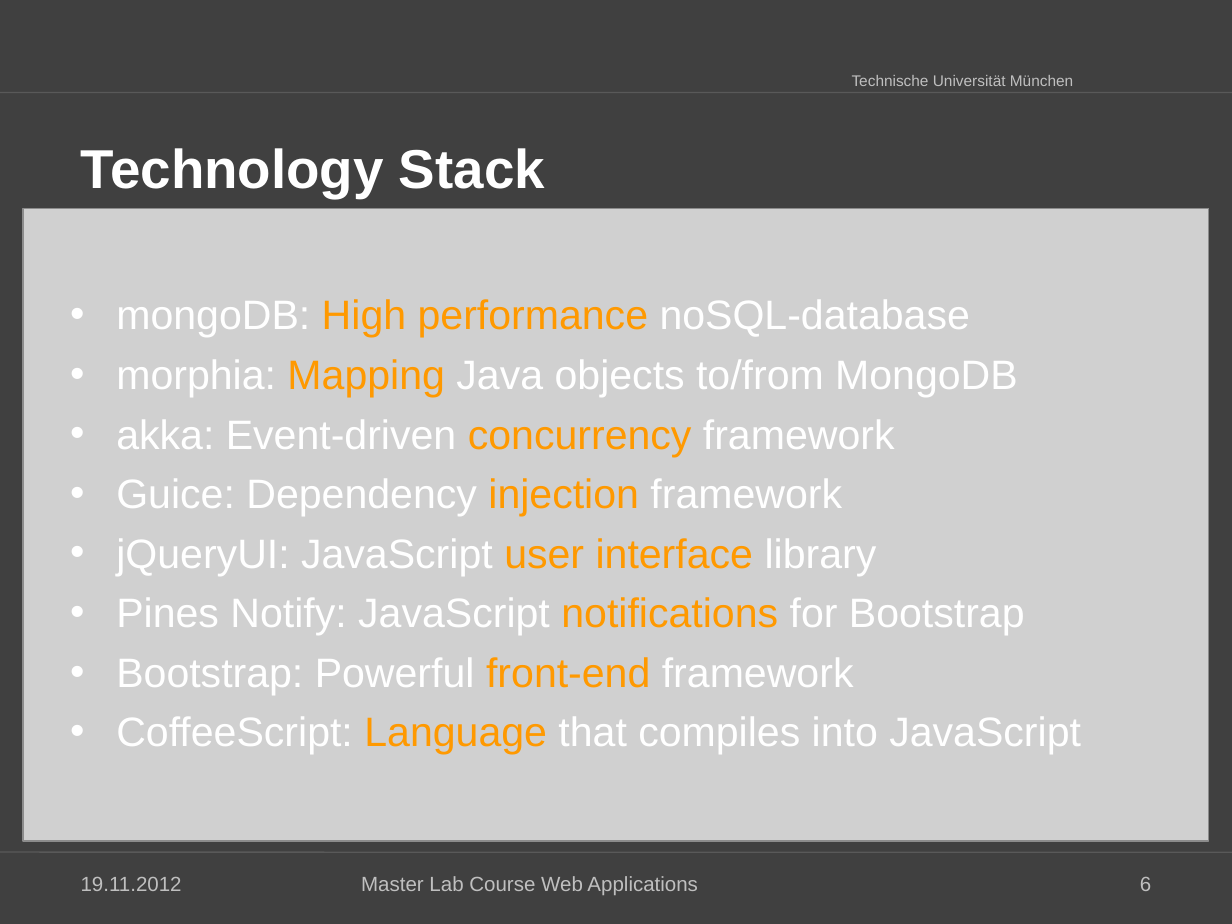
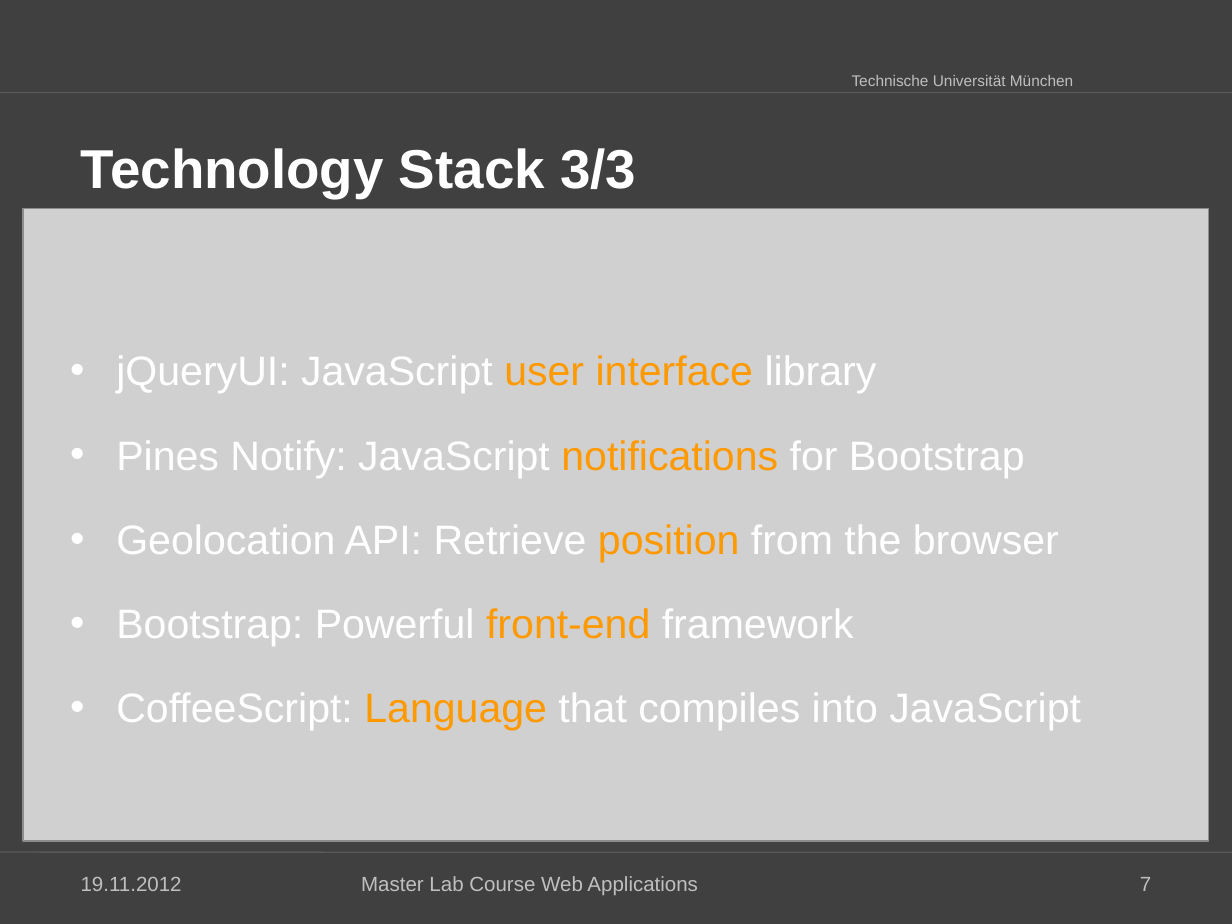
Before and after one commit to kneczaj/pi-puppids, a slide deck: slide 7 of docs/group4_Final_Presentation.ppt (slide 6 before the commit). Drawn at 1232x924 pixels with LibreOffice and Linux fonts; fonts in the diff are those of the drawing; grey boxes stand for pictures; background and template pictures are left out. Boxes give left, top, right and bottom in pixels: in the first picture for what was removed or moved away, otherwise in the second. Text is boxed around its words. In the diff, an @@ line names an element or a change of style, - is before the commit and + after.

```diff
--- a/docs/group4_Final_Presentation.ppt
+++ b/docs/group4_Final_Presentation.ppt
@@ title at box(81, 148, 636, 198): text changed @@
-Technology Stack
+Technology Stack 3/3
@@ text at box(116, 299, 1018, 516): paragraphs removed @@
-• mongoDB: High performance noSQL-database
-• morphia: Mapping Java objects to/from MongoDB
-• akka: Event-driven concurrency framework
-• Guice: Dependency injection framework
@@ text "jQueryUI: JavaScript user interface library": place and size @@
-text "jQueryUI: JavaScript user interface library" at box(116, 299, 1081, 755)
+text "jQueryUI: JavaScript user interface library" at box(116, 355, 1081, 731)
@@ text at box(116, 355, 1081, 731): line spacing 1 to 1.5 @@
@@ text at box(116, 524, 1059, 562): paragraph added @@
+• Geolocation API: Retrieve position from the browser
@@ page number at box(1140, 877, 1151, 891): text changed @@
-6
+7
```
Also in this commit, not shown: 5 other slides changed, 7 slides added, 2 other files.
